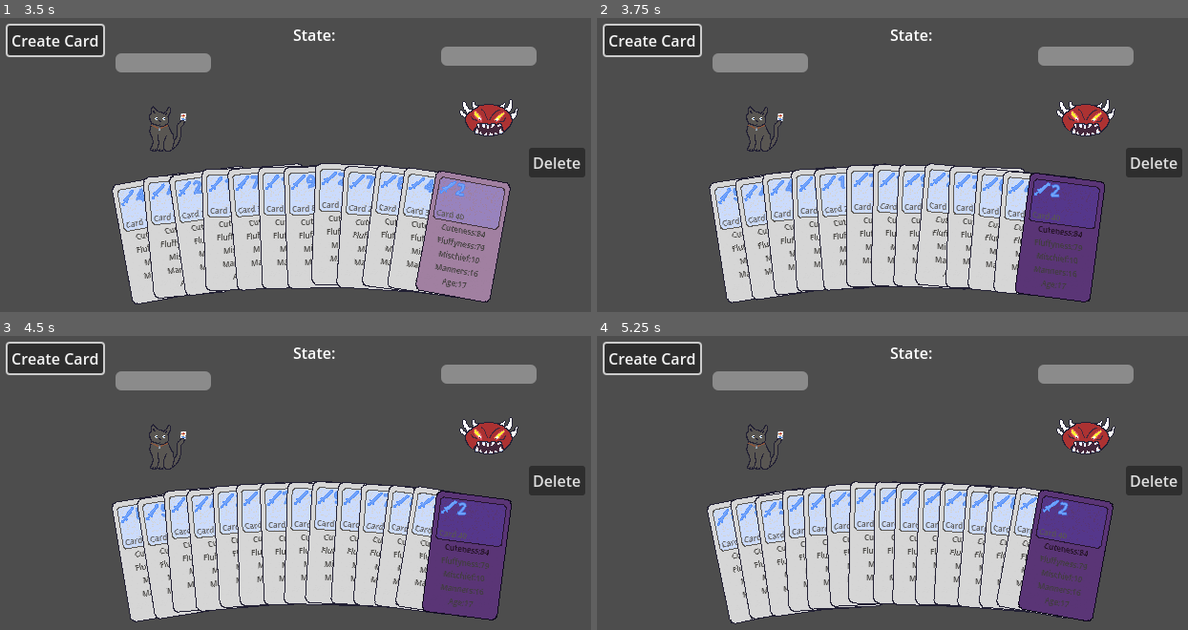
Above: before the commit, frames 1-4 (two rows, left to right).
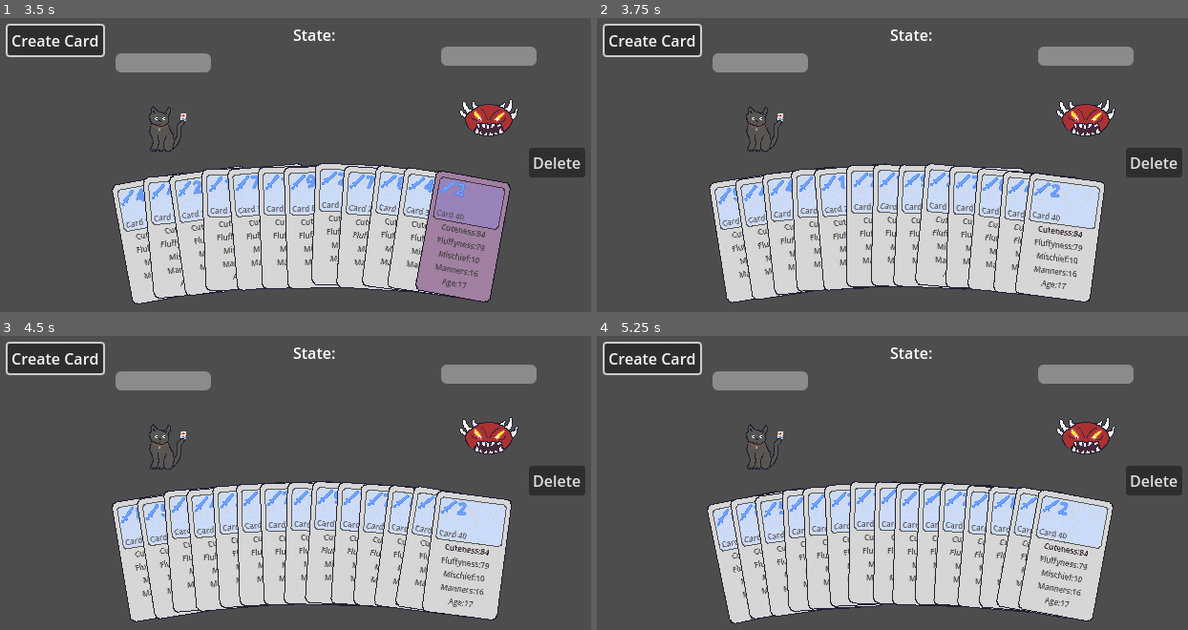
Above: after the commit, the same moments.

Repository: zcbntr/bucinum
Game: Godot game, scene res://scenes/main.tscn
The game is run twice, just before and just after one commit, with the same random seed, the same clock (stepped at 60 frames per second) and the same inputs.
Inputs (mouse positions are in pixels of both pictures, inside the frame that each line leads up to):
- Up to frame 1 (3.5 s): click "Create Card" at 0.5 s; click "Create Card" at 1.25 s; click "Create Card" at 2 s; tap Enter at 2.75 s; move the mouse to (466, 200) at 2.77 s; press the mouse at (466, 200) at 2.78 s
- Up to frame 2 (3.75 s): tap Space at 3.5 s; move the mouse to (1063, 229) at 3.52 s; release the mouse at (1063, 229) at 3.53 s; click (1063, 229) at 3.6 s
- Up to frame 3 (4.5 s): tap Enter at 4.25 s; move the mouse to (460, 562) at 4.27 s; press the mouse at (460, 562) at 4.28 s
- Up to frame 4 (5.25 s): tap Space at 5 s; move the mouse to (1063, 577) at 5.02 s; release the mouse at (1063, 577) at 5.03 s; click (1063, 577) at 5.1 s

Frame 1 is identical in both runs. In frame 2, 5.0% of the frame differs, in the area x 70-86%, y 52-97%; in frame 3, 5.0%; in frame 4, 5.0%.

Commit message:
Error Cleanup

Diff:
--- a/scripts/action_component.gd
+++ b/scripts/action_component.gd
@@ -14,7 +14,7 @@
 
 
 # Called every frame. 'delta' is the elapsed time since the previous frame.
-func _process(delta: float) -> void:
+func _process(_delta: float) -> void:
 	pass
 
 
--- a/scripts/card_object.gd
+++ b/scripts/card_object.gd
@@ -12,7 +12,7 @@
 static var playable_component_scene: PackedScene = preload("res://scenes/playable_component.tscn")
 static var action_component_scene: PackedScene = preload("res://scenes/action_component.tscn")
 
-@export var stats: Dictionary = {
+@export var card_stats: Dictionary = {
 	"Cuteness": 99,
 	"Fluffyness": 99,
 	"Mischief": 100,
@@ -27,6 +27,8 @@
 @export var card_damage: int = 1
 @export var card_image: Node2D
 @export var hovered_category: String
+@export var is_hovered: bool = false
+@export var is_selected: bool = false
 
 @onready var cost_lbl: Label = $CostDisplay/CostLbl
 @onready var damage_lbl: Label = $DamageDisplay/DamageLbl
@@ -34,7 +36,6 @@
 @onready var base_sprite: Sprite2D = $BaseCardSprite
 @onready var category_displays: Array[Node2D]
 @onready var clickable_collision_area: CollisionShape2D = $ClickableArea/CollisionShape2D
-@onready var action: Node2D = $CardAction
 
 static func new_card(_name: String, _description: String, _cost: int, _damage: int, _stats: Dictionary) -> CardObject:
 	var card: CardObject = card_scene.instantiate()
@@ -46,10 +47,10 @@
 
 static func generate_random_card() -> CardObject:
 	var rng = RandomNumberGenerator.new()
-	var card_name = "Card " + str(rng.randi_range(1, 100))
-	var cost = rng.randi_range(1, 10)
-	var damage = rng.randi_range(1, 10)
-	var stats: Dictionary = {
+	var cname = "Card " + str(rng.randi_range(1, 100))
+	var ccost = rng.randi_range(1, 10)
+	var cdamage = rng.randi_range(1, 10)
+	var cstats: Dictionary = {
 		"Cuteness": rng.randi_range(1, 100),
 		"Fluffyness": rng.randi_range(1, 100),
 		"Mischief": rng.randi_range(1, 10),
@@ -57,7 +58,7 @@
 		"Age": rng.randi_range(1, 22)
 	}
 
-	var card = CardObject.new_card(card_name, "", cost, damage, stats)
+	var card = CardObject.new_card(cname, "", ccost, cdamage, cstats)
 	return card
 
 
@@ -97,7 +98,7 @@
 	card_description = _description
 	card_cost = _cost
 	card_damage = _damage
-	stats = _stats
+	card_stats = _stats
 
 func set_card_name(_name: String) -> void:
 	card_name = _name
@@ -118,10 +119,10 @@
 func set_card_stats(_stats: Dictionary) -> void:
 	#	Create category displays for each stat
 	clear_category_displays()
-	for i in stats.keys().size():
+	for i in card_stats.keys().size():
 		var cat_display = card_category_display_scene.instantiate()
-		cat_display.category_name = stats.keys()[i]
-		cat_display.category_value = stats.values()[i]
+		cat_display.category_name = card_stats.keys()[i]
+		cat_display.category_value = card_stats.values()[i]
 		cat_display.position = Vector2(-39, -12 + (14 * i))
 		cat_display.mouse_entered.connect(_on_category_mouse_entered)
 		cat_display.mouse_exited.connect(_on_category_mouse_exited)
@@ -139,10 +140,10 @@
 
 	#	Create category displays for each stat
 	clear_category_displays()
-	for i in stats.keys().size():
+	for i in card_stats.keys().size():
 		var cat_display = card_category_display_scene.instantiate()
-		cat_display.category_name = stats.keys()[i]
-		cat_display.category_value = stats.values()[i]
+		cat_display.category_name = card_stats.keys()[i]
+		cat_display.category_value = card_stats.values()[i]
 		cat_display.position = Vector2(-39, -12 + (14 * i))
 		cat_display.mouse_entered.connect(_on_category_mouse_entered)
 		cat_display.mouse_exited.connect(_on_category_mouse_exited)
@@ -155,15 +156,29 @@
 	category_displays.clear()
 
 func highlight():
-	base_sprite.set_modulate(Color(0.75, 0.6, 0.75, 1))
+	if (!is_hovered):
+		is_hovered = true
+		base_sprite.set_modulate(Color(0.75, 0.6, 0.75, 1))
 
 func unhighlight():
-	base_sprite.set_modulate(Color(1,1,1,1))
+	if (is_hovered):
+		is_hovered = false
+		base_sprite.set_modulate(Color(1,1,1,1))
 
 func select():
-	base_sprite.set_modulate(Color(0.42, 0.25, 0.55, 1))
+	if (!is_selected):
+		is_selected = true
+		base_sprite.set_modulate(Color(0.42, 0.25, 0.55, 1))
+		set_position(Vector2(position.x, position.y - 10))
+
+func unselect():
+	if (is_selected):
+		is_selected = false
+		set_position(Vector2(position.x, position.y - 10))
 
 func highlight_select():
+	is_hovered = true
+	is_selected = true
 	base_sprite.set_modulate(Color(0.5, 0.3, 1, 1))
 
 func highlight_category(category: String) -> void:
@@ -206,6 +221,6 @@
 		category_unhovered.emit(self)
 
 
-func _on_clickable_area_input_event(viewport: Node, event: InputEvent, shape_idx: int) -> void:
+func _on_clickable_area_input_event(_viewport: Node, event: InputEvent, _shape_idx: int) -> void:
 	if event.is_action_pressed("mouse_click"):
 		card_clicked.emit(self)
--- a/scripts/hand.gd
+++ b/scripts/hand.gd
@@ -100,7 +100,7 @@
 
 	return Vector2(int(x), int(y))
 
-func _update_card_transform(card: CardObject, _angle_in_deg: float):
+func _update_card_transform(card: CardObject, _angle_in_deg: float) -> void:
 #	Random variation
 	var rng = RandomNumberGenerator.new()
 	var x_offset = rng.randf_range(-0.5 * X_VAR, 0.5 * X_VAR)
--- a/scripts/main.gd
+++ b/scripts/main.gd
@@ -7,11 +7,8 @@
 
 @export var shop: Shop
 
-@export var game_controller: GameController
-
 # Called when the node enters the scene tree for the first time.
 func _ready() -> void:
-	game_controller = $GameController
 	shop = $Shop
 
 	load_player()
@@ -34,31 +31,31 @@
 
 # Called every frame. 'delta' is the elapsed time since the previous frame.
 func _process(_delta: float) -> void:
-	if game_controller.current_state == GameController.GameState.ENEMY_TURN:
+	if GameController.current_state == GameController.GameState.ENEMY_TURN:
 		$Shop.visible = false
 		$GameScreen.visible = true
 		$PlayUI.visible = true
 #		AI Logic
 		play_enemy_card()
 
-	elif game_controller.current_state == GameController.GameState.PLAYER_TURN:
+	elif GameController.current_state == GameController.GameState.PLAYER_TURN:
 		$Shop.visible = false
 		$GameScreen.visible = true
 		$PlayUI.visible = true
 
-	elif game_controller.current_state == GameController.GameState.ROUND_WON:
+	elif GameController.current_state == GameController.GameState.ROUND_WON:
 		$PlayUI.visible = false
 		$CanvasLayer/RoundWonOverlay.visible = true
 
-	elif game_controller.current_state == GameController.GameState.VICTORY:
+	elif GameController.current_state == GameController.GameState.VICTORY:
 		$PlayUI.visible = false
 		$CanvasLayer/VictoryOverlay.visible = true
 
-	elif game_controller.current_state == GameController.GameState.GAMEOVER:
+	elif GameController.current_state == GameController.GameState.GAMEOVER:
 		$PlayUI.visible = false
 		$CanvasLayer/GameOverOverlay.visible = true
 
-	elif game_controller.current_state == GameController.GameState.SHOP:
+	elif GameController.current_state == GameController.GameState.SHOP:
 		$GameScreen.visible = false
 		$PlayUI.visible = false
 		$CanvasLayer/RoundWonOverlay.visible = false
@@ -76,7 +73,7 @@
 				"targets": [$GameScreen/PlayerCharacter]
 			})
 
-			game_controller.push_comparison_result(GameController.ComparisonResult.ENEMY_WIN)
+			GameController.push_comparison_result(GameController.ComparisonResult.ENEMY_WIN)
 		else:
 			var rng = RandomNumberGenerator.new()
 			var category = enemy_card.stats.keys()[rng.randi_range(0, enemy_card.stats.keys().size() - 1)]
@@ -100,7 +97,7 @@
 	#			Implement tie breaker system in the future
 	#			Currently just throw away cards
 				pass
-			game_controller.push_comparison_result(comparison_result)
+			GameController.push_comparison_result(comparison_result)
 
 	transition_game_state()
 
@@ -115,7 +112,7 @@
 				"targets": [$GameScreen/EnemyCharacter]
 			})
 
-			game_controller.push_comparison_result(GameController.ComparisonResult.PLAYER_WIN)
+			GameController.push_comparison_result(GameController.ComparisonResult.PLAYER_WIN)
 		else:
 			var enemy_card = enemy_character.remove_top_card()
 			var comparison_result = GameController.compare_cards(_category, _card, enemy_card)
@@ -135,29 +132,29 @@
 	#			Implement tie breaker system in the future
 	#			Currently just throw away cards
 				pass
-			game_controller.push_comparison_result(comparison_result)
+			GameController.push_comparison_result(comparison_result)
 
 	transition_game_state()
 
 func transition_game_state() -> void:
-	if ((game_controller.current_state == GameController.GameState.PLAYER_TURN || game_controller.current_state == GameController.GameState.ENEMY_TURN) && enemy_character.health <= 0):
-		game_controller.transition(GameController.GameState.ROUND_WON)
-	elif ((game_controller.current_state == GameController.GameState.PLAYER_TURN || game_controller.current_state == GameController.GameState.ENEMY_TURN) &&  player_character.health <= 0):
-		game_controller.transition(GameController.GameState.GAMEOVER)
-	elif game_controller.current_state == GameController.GameState.ENEMY_TURN:
-		game_controller.transition(GameController.GameState.PLAYER_TURN)
-	elif game_controller.current_state == GameController.GameState.PLAYER_TURN:
-		game_controller.transition(GameController.GameState.ENEMY_TURN)
-	elif game_controller.current_state == GameController.GameState.ROUND_WON:
-		game_controller.transition(GameController.GameState.SHOP)
-		game_controller.add_money(10)
-		shop.player_money = game_controller.get_money()
-	elif game_controller.current_state == GameController.GameState.SHOP:
-		game_controller.transition(GameController.GameState.PLAYER_TURN)
+	if ((GameController.current_state == GameController.GameState.PLAYER_TURN || GameController.current_state == GameController.GameState.ENEMY_TURN) && enemy_character.health <= 0):
+		GameController.transition(GameController.GameState.ROUND_WON)
+	elif ((GameController.current_state == GameController.GameState.PLAYER_TURN || GameController.current_state == GameController.GameState.ENEMY_TURN) &&  player_character.health <= 0):
+		GameController.transition(GameController.GameState.GAMEOVER)
+	elif GameController.current_state == GameController.GameState.ENEMY_TURN:
+		GameController.transition(GameController.GameState.PLAYER_TURN)
+	elif GameController.current_state == GameController.GameState.PLAYER_TURN:
+		GameController.transition(GameController.GameState.ENEMY_TURN)
+	elif GameController.current_state == GameController.GameState.ROUND_WON:
+		GameController.transition(GameController.GameState.SHOP)
+		GameController.add_money(10)
+		shop.player_money = GameController.get_money()
+	elif GameController.current_state == GameController.GameState.SHOP:
+		GameController.transition(GameController.GameState.PLAYER_TURN)
 		load_enemy()
 		load_player()
 
-	($StateLbl as Label).set_text(str(game_controller.current_state))
+	($StateLbl as Label).set_text(str(GameController.current_state))
 
 
 func _on_create_card_button_pressed() -> void:
@@ -185,16 +182,16 @@
 
 
 func _on_player_character_category_clicked(category: String, card: CardObject) -> void:
-	if game_controller.current_state == GameController.GameState.PLAYER_TURN:
+	if GameController.current_state == GameController.GameState.PLAYER_TURN:
 		if card == player_character.get_top_card():
 			play_player_card(category, player_character.remove_top_card())
 
 
 func _on_continue_button_pressed() -> void:
-	if (game_controller.current_state == GameController.GameState.ROUND_WON):
+	if (GameController.current_state == GameController.GameState.ROUND_WON):
 		transition_game_state()
 
 
 func _on_shop_exit_shop_pressed() -> void:
-	if (game_controller.current_state == GameController.GameState.SHOP):
+	if (GameController.current_state == GameController.GameState.SHOP):
 		transition_game_state()
